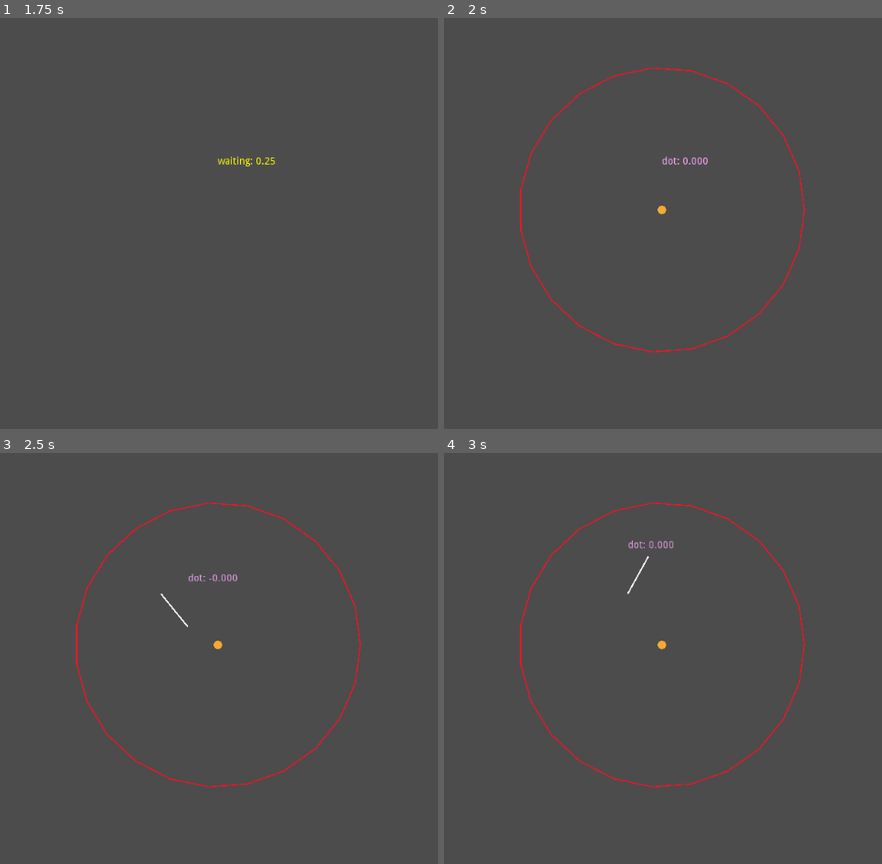
Above: before the commit, frames 1-4 (two rows, left to right).
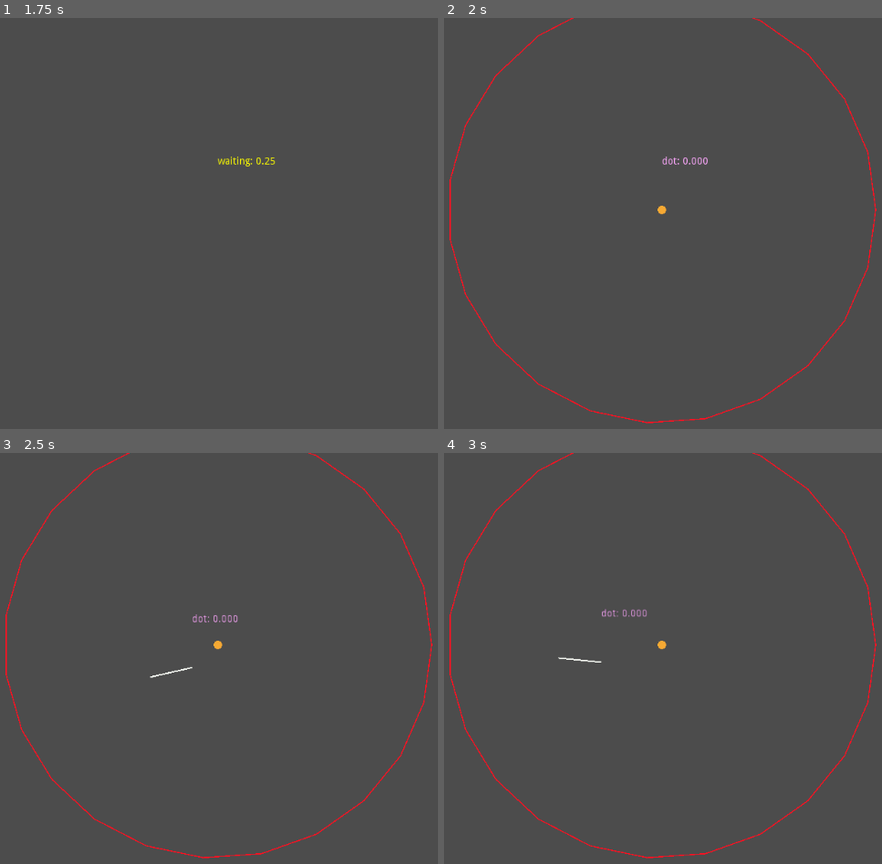
Above: after the commit, the same moments.

Repository: OceanBoy612/SimpleRPG
Game: Godot game, scene res://Code/Enemies/NPC.tscn
Same seed, same stepped clock (60 frames per second), same inputs: the game is played once before the commit and once after it. The project has no main scene, so this scene is started directly.
Inputs:
- Up to frame 1 (1.75 s): tap Enter (ui_accept) at 0.5, 0.77, 1.25, 1.52 s; hold Right (ui_right) 0.53-1.28 s; hold Down (ui_down) from 1.28 s (still down)
- Up to frame 2 (2 s): keep holding Down (ui_down)
- Up to frame 3 (2.5 s): release Down (ui_down) at 2.03 s; hold Right (ui_right) from 2.03 s (still down)
- Up to frame 4 (3 s): release Right (ui_right) at 2.78 s; hold Up (ui_up) from 2.78 s (still down)

Frame 1 is identical in both runs. In frame 2, 1.9% of the frame differs, in the area x 1-99%, y 0-99%; in frame 3, 2.2%; in frame 4, 2.2%.

Commit message:
Wander behavior no longer has snaps when it reaches the edge of its range

Diff:
--- a/src/Code/Enemies/NPC.tscn
+++ b/src/Code/Enemies/NPC.tscn
@@ -7,7 +7,7 @@
 [sub_resource type="CircleShape2D" id=1]
 
 [sub_resource type="Curve" id=2]
-_data = [ Vector2( 0.467213, 0 ), 0.0, -0.291866, 0, 0, Vector2( 0.893443, 1 ), 0.0, 0.0, 0, 0 ]
+_data = [ Vector2( 0.42623, 0 ), 0.0, 0.0, 0, 0, Vector2( 1, 1 ), 0.0, 0.0, 0, 0 ]
 
 [node name="NPC" type="KinematicBody2D"]
 position = Vector2( 481, 270 )
@@ -27,4 +27,5 @@
 [node name="Wander" type="Node2D" parent="StateMachine"]
 script = ExtResource( 3 )
 DEBUG = true
+max_distance = 300
 curve = SubResource( 2 )
--- a/src/Code/Enemies/States.gd
+++ b/src/Code/Enemies/States.gd
@@ -32,7 +32,7 @@
 	state = get_child(randi() % get_child_count()) as State
 #	state = get_child(0)
 	# start the state
-	state.enable(kb, 2.5)
+	state.enable(kb, 112.5)
 	print("started: ", state.name)
 	# yield until the state completes
 	yield(state, "completed")
--- a/src/Code/Enemies/wander_action.gd
+++ b/src/Code/Enemies/wander_action.gd
@@ -20,6 +20,9 @@
 var home_dir: Vector2
 var summed_dir: Vector2
 
+onready var travel_dir: Vector2 = Vector2(1,0).rotated(randi() % 6)
+
+
 func on_ready():
 	randomize()
 	noise.seed = randi()
@@ -33,22 +36,19 @@
 	home_dir = kb.get_meta("spawn_point") - kb.global_position
 	var normed = lerp(0, 1, home_dir.length() / max_distance)
 	var attenuated = curve.interpolate(normed)
-	home_dir = home_dir.normalized() * attenuated * 1.1
+	home_dir = home_dir.normalized() * attenuated * 2.0
 
 	# get random direction
-	while true:
-		var ang = noise.get_noise_1d(_place) # [-0.5, 0.5]
-		_place += 0.02
-		var scaled_ang = ( (ang+0.5) ) * 6 * PI # [0, 4?PI]
-		random_dir = Vector2(1,0).rotated(scaled_ang)
-#		print(ang)
-		if home_dir.dot(random_dir) > -0.7:
-			print(_place)
-			break
+	var ang = noise.get_noise_1d(_place) # [-0.5, 0.5]
+	_place += 0.05
+	var scaled_ang = ( (ang+0.0) ) * PI * 2 # [-PI, PI]
+	random_dir = Vector2(1,0).rotated(scaled_ang)
 
+	travel_dir = travel_dir.linear_interpolate(home_dir, 0.15).normalized()
+#	travel_dir = (travel_dir + home_dir).normalized()
 
-
-	summed_dir = home_dir + random_dir
+	print(scaled_ang)
+	summed_dir = travel_dir.rotated(scaled_ang)
 	summed_dir = summed_dir.normalized()
 
 	kb.move_and_collide(100 * summed_dir * delta)
@@ -61,7 +61,7 @@
 		return
 	draw_string(default_font, Vector2(0, -64), "dot: %.3f" % [home_dir.dot(random_dir)], Color("#ffaaff"))
 
-	draw_line(Vector2(), random_dir*60, Color("#00ff67"), 2.0)
+#	draw_line(Vector2(), travel_dir*60, Color("#00ff67"), 2.0)
 	draw_line(Vector2(), home_dir*60, Color("#f7aa34"), 2.0)
 	draw_line(Vector2(), summed_dir*60, Color("#f7faf4"), 2.0)
 	var center = kb.get_meta("spawn_point")-global_position
